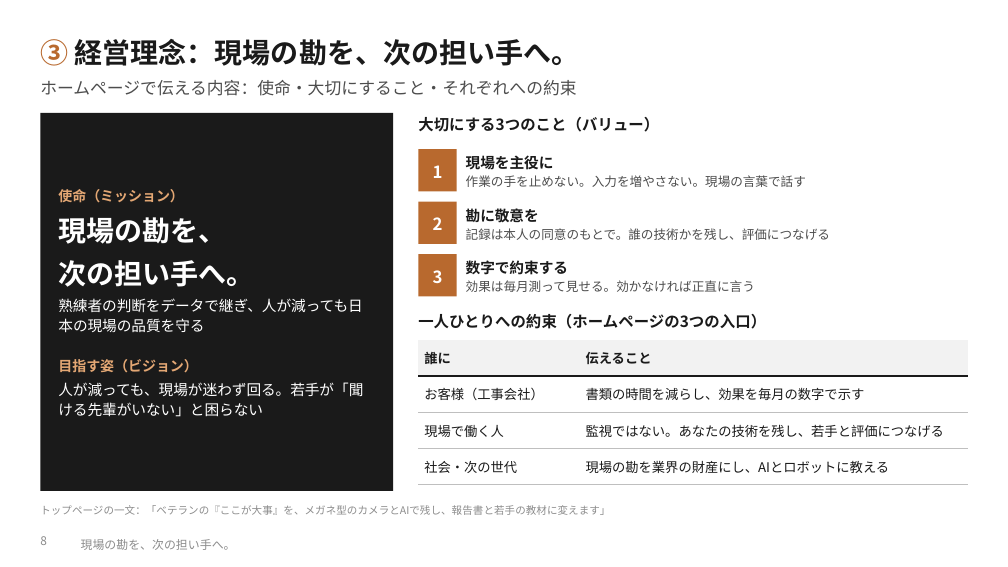
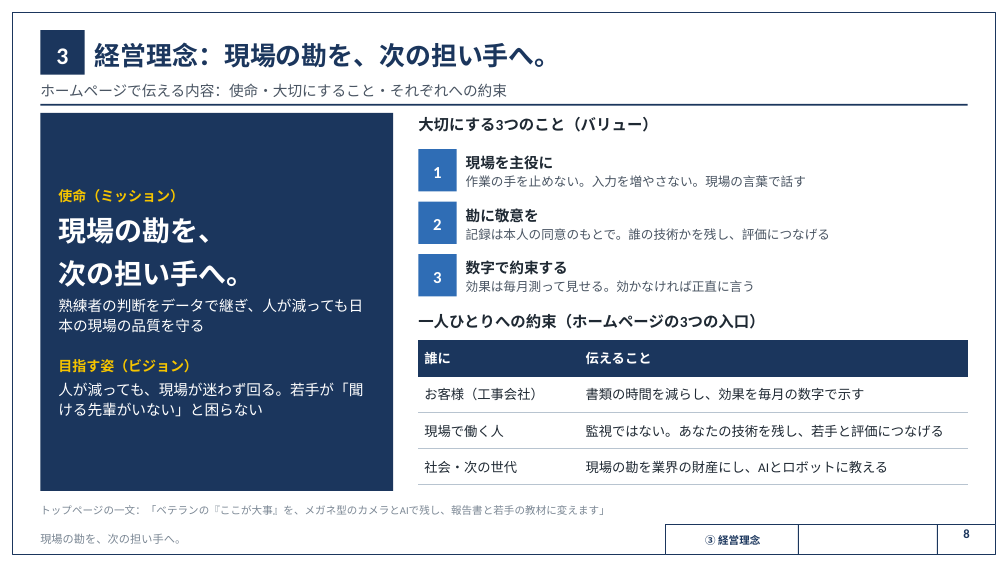
Before and after one commit to SEITOSHIKI/-ai-commute-audio-, a slide deck: slide 8 of deck/カンツギ_事業計画書_16枚版.pptx. Drawn at 1008x567 pixels with LibreOffice and Linux fonts; fonts in the diff are those of the drawing; background and template pictures are left out. Boxes give left, top, right and bottom in pixels: in the first picture for what was removed or moved away, otherwise in the second. Text is boxed around its words. In the diff, an @@ line names an element or a change of style, - is before the commit and + after.

```diff
--- a/deck/カンツギ_事業計画書_16枚版.pptx
+++ b/deck/カンツギ_事業計画書_16枚版.pptx
@@ rectangle added at (12, 12, 996, 554), outline #1B365D 0.75 pt @@
@@ rectangle added at (40, 30, 85, 75), fill #1B365D @@
@@ text added at (56, 48, 68, 64), 17 pt, text #FFFFFF, bold @@
+3
@@ text at (95, 42, 561, 68): text changed; size 20 to 18.5 pt; font Noto Sans CJK JP to Calibri; text colour #1A1A1A to #1B365D @@
-③ 経営理念：現場の勘を、次の担い手へ。
+経営理念：現場の勘を、次の担い手へ。
@@ text "ホームページで伝える内容：使命・大切にすること・それぞれへの約束" at (40, 83, 507, 97): size 12 to 10.5 pt, font Noto Sans CJK JP to Calibri, text colour #4D4D4D to #4A5563 @@
@@ rectangle at (40, 113, 393, 491): fill #1A1A1A to #1B365D @@
@@ line added from (40, 105) to (968, 105), #1B365D 1.25 pt @@
@@ text "大切にする3つのこと（バリュー）" at (418, 117, 658, 132): font Noto Sans CJK JP to Calibri, text colour #1A1A1A to #1F2933 @@
@@ text "使命（ミッション）" at (58, 189, 363, 417): font Noto Sans CJK JP to Calibri; text colour #E3A774 to #F5C400 in "使命（ミッション）", "目指す姿（ビジョン）" @@
@@ text "現場を主役に" at (466, 155, 806, 187): font Noto Sans CJK JP to Calibri; text colour #1A1A1A to #1F2933 in "現場を主役に"; text colour #4D4D4D to #4A5563 in "作業の手を止めない。入力を増やさない。現場の言葉で話す" @@
@@ text "勘に敬意を" at (466, 208, 830, 240): font Noto Sans CJK JP to Calibri; text colour #1A1A1A to #1F2933 in "勘に敬意を"; text colour #4D4D4D to #4A5563 in "記録は本人の同意のもとで。誰の技術かを残し、評価につなげる" @@
@@ font Noto Sans CJK JP to Calibri in 3 elements at (433, 167, 441, 178), (433, 219, 441, 230), (433, 272, 441, 283) @@
@@ fill #B8692E to #2F6DB5 in 3 elements at (418, 149, 457, 192), (418, 202, 457, 244), (418, 254, 457, 296) @@
@@ text "数字で約束する" at (466, 260, 755, 292): font Noto Sans CJK JP to Calibri; text colour #1A1A1A to #1F2933 in "数字で約束する"; text colour #4D4D4D to #4A5563 in "効果は毎月測って見せる。効かなければ正直に言う" @@
@@ text "一人ひとりへの約束（ホームページの3つの入口）" at (418, 314, 764, 329): font Noto Sans CJK JP to Calibri, text colour #1A1A1A to #1F2933 @@
@@ table at (418, 340, 968, 477) @@
@@ fill #F2F2F2 to #1B365D in row 1 @@
@@ font Noto Sans CJK JP to Calibri, text colour #1A1A1A to #1F2933 @@
@@ text colour #1A1A1A to #FFFFFF in "誰に", "伝えること" @@
@@ borders changed @@
@@ text "トップページの一文：「ベテランの『ここが大事』を、メガネ型のカメラとAIで残し、報告書と若手の教材に変えます」" at (40, 505, 610, 515): font Noto Sans CJK JP to Calibri, text colour #8C8C8C to #7B8794 @@
@@ text "現場の勘を、次の担い手へ。": place and size @@
-text "現場の勘を、次の担い手へ。" at (81, 539, 236, 550)
+text "現場の勘を、次の担い手へ。" at (40, 533, 186, 544)
@@ text "現場の勘を、次の担い手へ。" at (40, 533, 186, 544): size 8.5 to 8 pt, font Noto Sans CJK JP to Calibri, text colour #8C8C8C to #7B8794 @@
@@ rectangle added at (665, 524, 996, 554), fill #FFFFFF, outline #1B365D 0.75 pt @@
@@ text added at (705, 533, 760, 547), 7.5 pt, text #1B365D, bold @@
+③ 経営理念
@@ line added from (798, 524) to (798, 554), #1B365D 0.75 pt @@
@@ page number: place and size @@
-page number at (40, 536, 47, 545)
+page number at (963, 529, 969, 538)
@@ page number at (963, 529, 969, 538): size 8.5 to 9 pt, font Noto Sans CJK JP to Calibri, text colour #8C8C8C to #1B365D, bold on; alignment left to centre @@
@@ line added from (937, 524) to (937, 554), #1B365D 0.75 pt @@
```
Also in this commit, not shown: 15 other slides changed, 19 other files.
